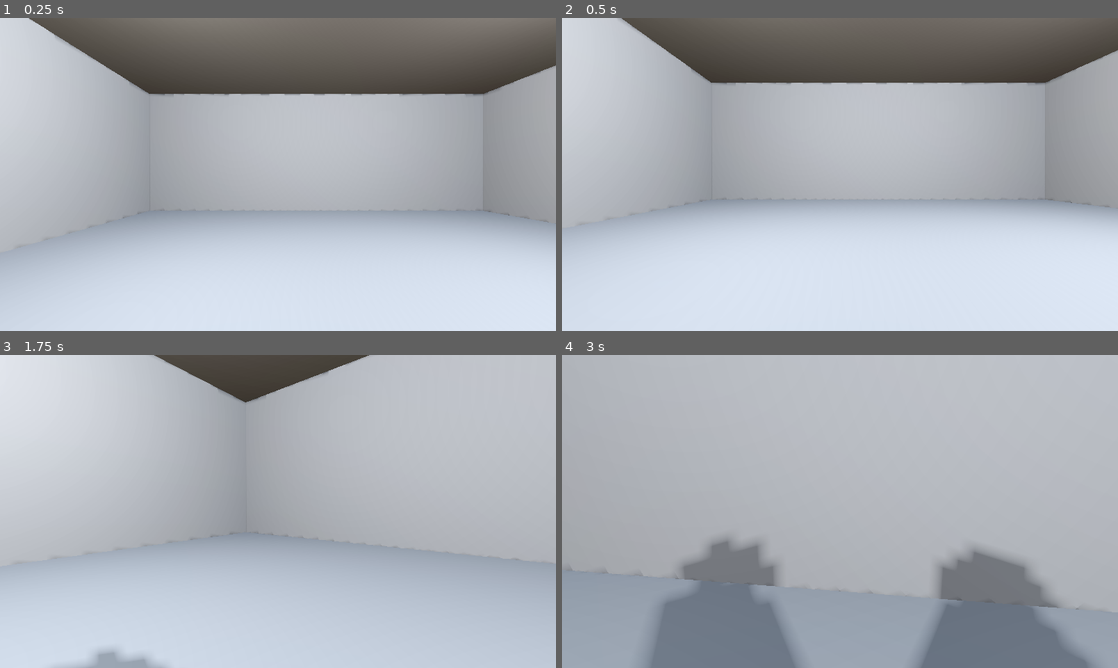
Above: before the commit, frames 1-4 (two rows, left to right).
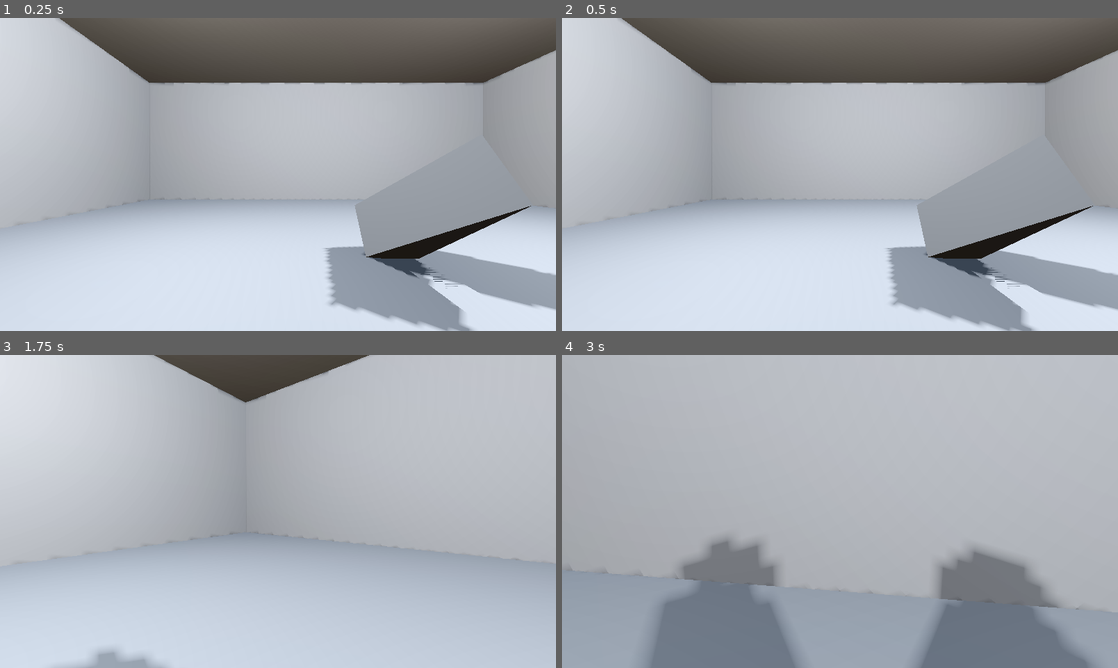
Above: after the commit, the same moments.

Repository: brenioks/portals
Game: Godot game, scene res://assets/levels/lvl1.tscn
Same seed, same stepped clock (60 frames per second), same inputs: the game is played once before the commit and once after it.
Inputs (mouse positions are in pixels of both pictures, inside the frame that each line leads up to):
- Up to frame 1 (0.25 s): no input
- Up to frame 2 (0.5 s): no input
- Up to frame 3 (1.75 s): move the mouse to (305, 511) at 0.52 s; hold W (forward) from 0.53 s (still down); tap Space (jump) at 0.77, 1.52 s; move the mouse to (250, 511) at 1.27 s
- Up to frame 4 (3 s): keep holding W (forward); move the mouse to (851, 505) at 2.02 s; move the mouse to (834, 517) at 2.77 s

The runs differ from the first frame. In frame 1, 18% of the frame differs, in the area x 0-100%, y 0-100%; in frame 2, 10%; in frame 3, less than 0.1%; in frame 4, less than 0.1%.

Commit message:
portal view attempt #2
Even added a mesh to point from the player to the portal
DID NOT work.

Diff:
--- a/assets/levels/lvl1.tscn
+++ b/assets/levels/lvl1.tscn
@@ -121,6 +121,9 @@
 [sub_resource type="ViewportTexture" id="ViewportTexture_ghrfi"]
 viewport_path = NodePath("SubViewport")
 
+[sub_resource type="PrismMesh" id="PrismMesh_qutub"]
+lightmap_size_hint = Vector2i(14, 21)
+
 [node name="World" type="Node3D"]
 
 [node name="ENVIRONMENT" type="Node" parent="."]
@@ -169,7 +172,7 @@
 surface_material_override/0 = SubResource("StandardMaterial3D_iqsbq")
 
 [node name="Camera" parent="PORTALS/PortalA/SubViewport" index="0"]
-transform = Transform3D(-4.37114e-08, 0, 1, 0, 1, 0, -1, 0, -4.37114e-08, 9.98172, 2, 0.2)
+transform = Transform3D(-4.37114e-08, 0, 1, 0, 1, 0, -1, 0, -4.37114e-08, 9.98172, 1.5, 0.2)
 
 [node name="PortalB" parent="PORTALS" instance=ExtResource("2_c53dn")]
 unique_name_in_owner = true
@@ -180,11 +183,11 @@
 surface_material_override/0 = SubResource("StandardMaterial3D_pkfff")
 
 [node name="Camera" parent="PORTALS/PortalB/SubViewport" index="0"]
-transform = Transform3D(1.19249e-08, 0, -1, 0, 1, 0, 1, 0, 1.19249e-08, -9.98078, 2, 0.2)
+transform = Transform3D(1.19249e-08, 0, -1, 0, 1, 0, 1, 0, 1.19249e-08, -9.98078, 1.5, 0.2)
 
 [node name="Player" parent="." instance=ExtResource("1_qsemo")]
 unique_name_in_owner = true
-transform = Transform3D(-1, 0, -8.74228e-08, 0, 1, 0, 8.74228e-08, 0, -1, 2.29814, 1.00004, -3.41256)
+transform = Transform3D(-1, 0, -8.74228e-08, 0, 1, 0, 8.74228e-08, 0, -1, 2.29814, 4.00543e-05, -3.41256)
 
 [node name="OmniLight3D2" type="OmniLight3D" parent="Player"]
 transform = Transform3D(0.645218, 0, 0.763999, 0, 1, 0, -0.763999, 0, 0.645218, 0, 1, 0)
@@ -289,6 +292,11 @@
 text = "P. B
 "
 
+[node name="ARrai" type="MeshInstance3D" parent="."]
+unique_name_in_owner = true
+transform = Transform3D(1.91069e-15, 2.1785, 4.37114e-08, 4.37114e-08, -9.52251e-08, 1, 1, 0, -4.37114e-08, 0, 1, 0)
+mesh = SubResource("PrismMesh_qutub")
+
 [connection signal="pressed" from="GUI/DebugScreen/CenterContainer/Container/VBoxContainer/ResumeButton" to="GUI" method="_on_resume_button_pressed"]
 [connection signal="pressed" from="GUI/DebugScreen/CenterContainer/Container/VBoxContainer/QuitButton" to="GUI" method="_on_quit_button_pressed"]
 [connection signal="toggled" from="GUI/DebugScreen/CenterContainer/Container/VBoxContainer/PAOnScreenCheck" to="GUI" method="_on_pa_on_screen_check_toggled"]
--- a/assets/scripts/portals.gd
+++ b/assets/scripts/portals.gd
@@ -20,15 +20,19 @@
 	var PortalBCamera = PortalB.get_node("SubViewport/Camera")
 
 	#if !Engine.is_editor_hint():
-	PortalACamera.global_position = PortalBMesh.global_position
-	PortalBCamera.global_position = PortalAMesh.global_position
+	PortalACamera.global_position = PortalBMesh.global_position - Vector3(0, .5, 0)
+	PortalBCamera.global_position = PortalAMesh.global_position - Vector3(0, .5, 0)
 	PortalACamera.rotation = PortalB.rotation + Vector3(0, deg_to_rad(180), 0)
 	PortalBCamera.rotation = PortalA.rotation + Vector3(0, deg_to_rad(180), 0)
 	if !Engine.is_editor_hint():
 
-		var PortalA_PointA = Player.position + PortalACamera.position
-		var PortalA_AngleA = PortalACamera.position.angle_to(Player.position)
-		var PortalA_AngleB = PortalA_AngleA + PI
-		var PortalA_PointB = PortalACamera.position.rotated(PortalA_PointA, PortalA_AngleB)
-		PortalACamera.rotation.y += PortalA_AngleB#deg_to_rad(PortalACamera.position.angle_to(PortalA_PointB))#deg_to_rad(PortalACamera.position.angle_to(Player.position))
+		#var PortalA_PointA = Player.position + PortalACamera.position
+		#var PortalA_AngleA = PortalACamera.position.angle_to(Player.position)
+		#var PortalA_AngleB = PortalA_AngleA + PI
+		#var PortalA_PointB = PortalACamera.position.rotated(PortalA_PointA, PortalA_AngleB)
+		#PortalACamera.rotation.y += PortalA_AngleB#deg_to_rad(PortalACamera.position.angle_to(PortalA_PointB))#deg_to_rad(PortalACamera.position.angle_to(Player.position))
 		#PortalBCamera.rotation.y += deg_to_rad(PortalBCamera.position.angle_to(Player.position))
+
+		#PortalACamera.global_position = PortalB.get_node("Mesh").global_position + (Player.get_node("Mesh").global_position - PortalA.get_node("Mesh").global_position)
+		PortalACamera.global_rotation.y = Player.global_position.angle_to(PortalA.get_node("Mesh").global_position)
+		%ARrai.global_rotation = Player.global_position.direction_to(PortalA.global_position)
Not shown: 1 places in assets/levels/lvl1.tscn that only renumber resources
Not shown, changed: sources_references.txt
